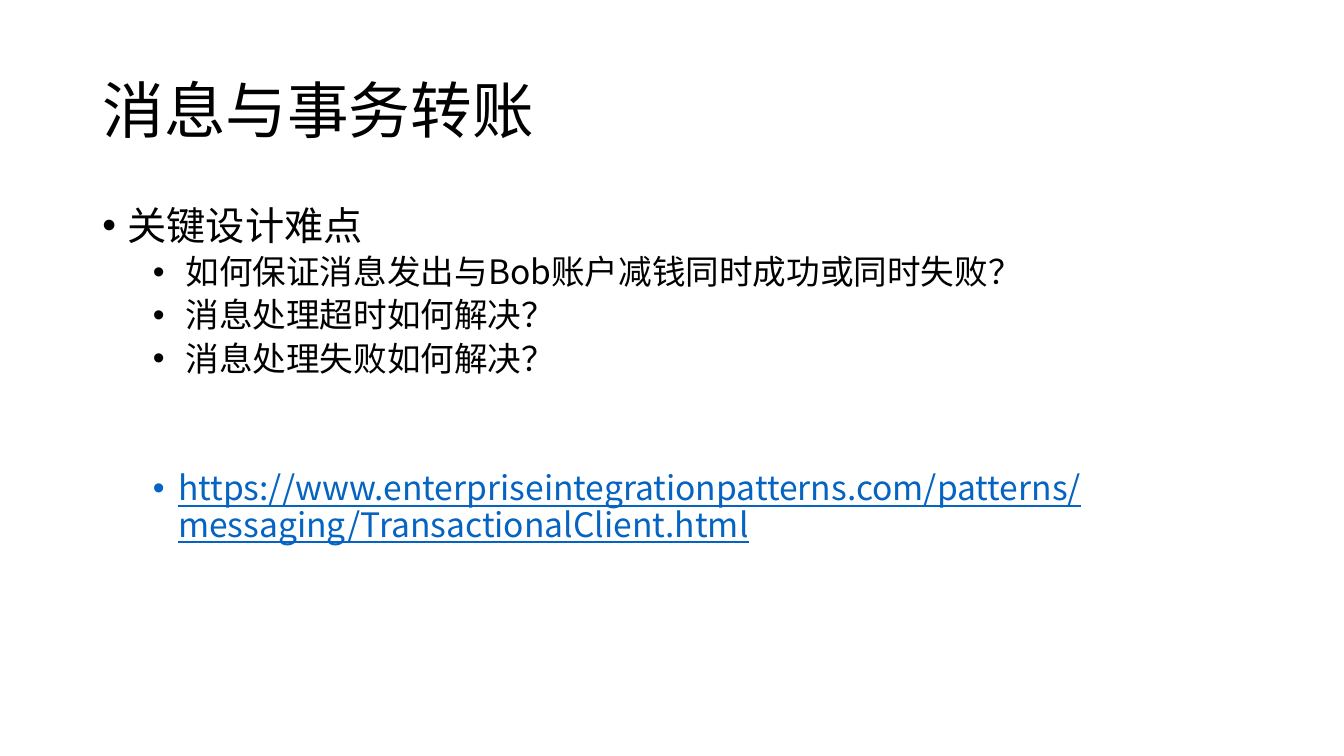
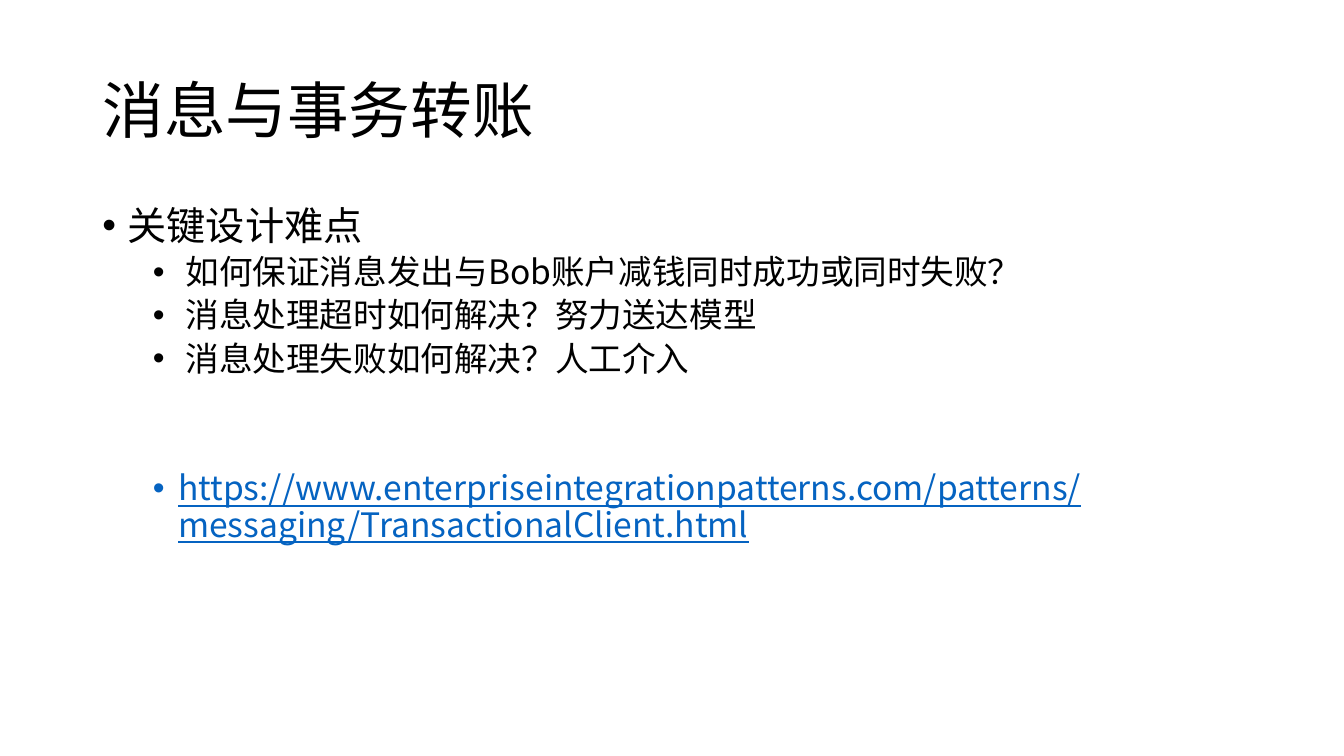
Before and after one commit to xiaozhiliaoo/my-slides, a slide deck: slide 46 of 简单理解mq.pptx (slide 44 before the commit). Drawn at 1344x756 pixels with LibreOffice and Linux fonts; fonts in the diff are those of the drawing. Boxes give left, top, right and bottom in pixels: in the first picture for what was removed or moved away, otherwise in the second. Text is boxed around its words. In the diff, an @@ line names an element or a change of style, - is before the commit and + after.

Commit message:
up mq

```diff
--- a/简单理解mq.pptx
+++ b/简单理解mq.pptx
@@ text at bbox=[186, 298, 757, 374]: text changed @@
-  • 消息处理超时如何解决？
-  • 消息处理失败如何解决？
+  • 消息处理超时如何解决？努力送达模型
+  • 消息处理失败如何解决？人工介入
```
Also in this commit, not shown: 2 other slides changed, 12 slides added, 2 slides removed.
